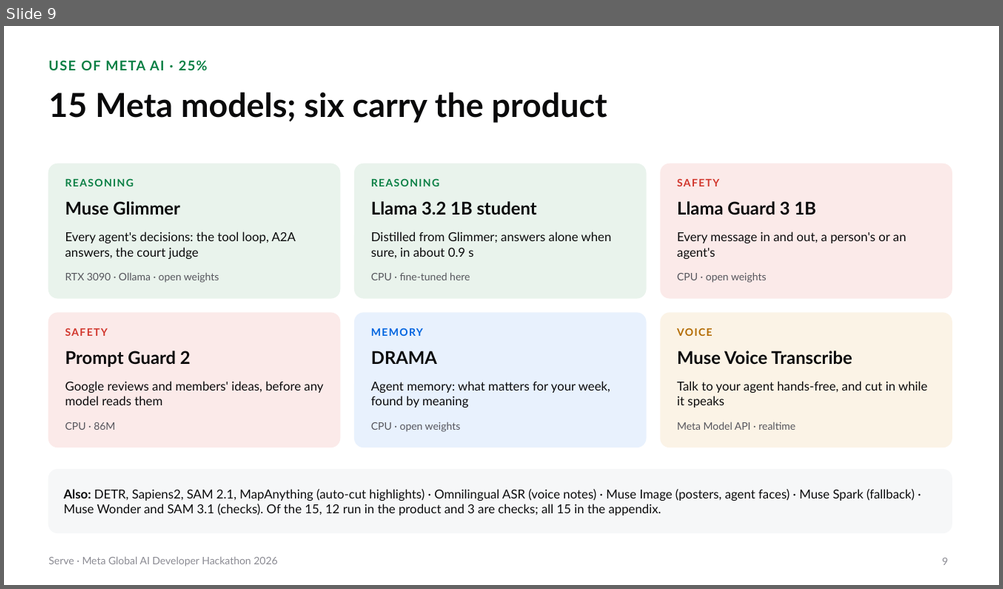
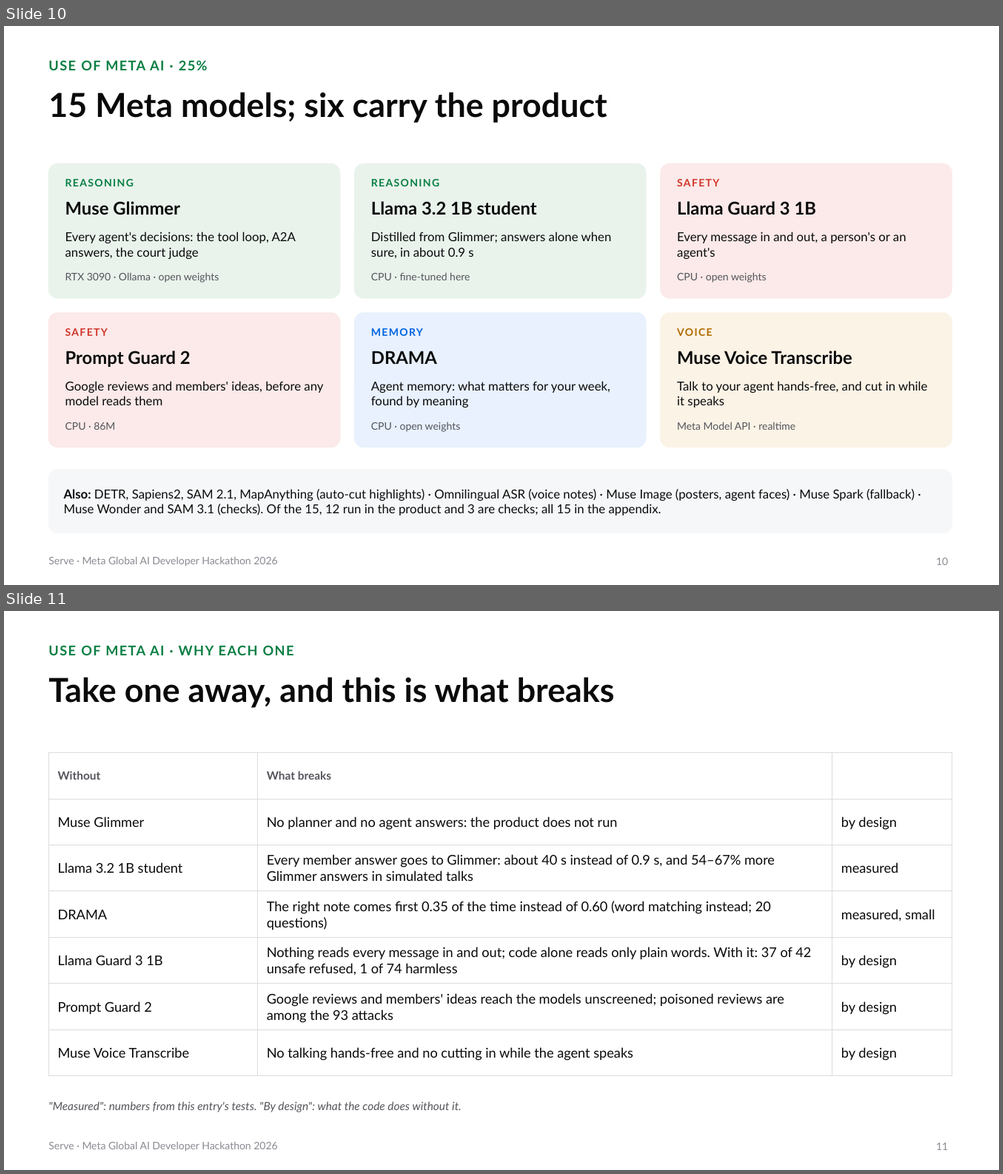
Before and after one commit to gino6178/serve-meta-hackathon, a slide deck: video/deck/Serve_Meta_deck.pptx. Shown one above the other, each under a label of ours: slide 9 before the commit, slides 10 and 11 after it. The pictures are 1003x589 and 1003x1174 pixels, drawn with LibreOffice and Linux fonts; fonts in the diff are those of the drawing. Boxes give left, top, right and bottom in pixels: in the first picture for what was removed or moved away, otherwise in the second. Text is boxed around its words. In the diff, an @@ line names an element or a change of style, - is before the commit and + after.

```diff
--- a/video/deck/Serve_Meta_deck.pptx
+++ b/video/deck/Serve_Meta_deck.pptx
@@ slide 11 added at [4,611,999,1170], background #FFFFFF; not listed: 1 template element that a slide beside it also shows @@
@@ text added at [48,645,294,655], 13 pt, text #0A7F44, bold @@
+USE OF META AI · WHY EACH ONE
@@ title added at [48,677,614,708], 32 pt, text #0A0A0B, bold @@
+Take one away, and this is what breaks
@@ table added at [48,753,951,1064], 7 rows, 3 columns @@
+Without | What breaks | 
+Muse Glimmer | No planner and no agent answers: the product does not run | by design
+Llama 3.2 1B student | Every member answer goes to Glimmer: about 40 s instead of 0.9 s, and 54–67% more Glimmer answers in simulated talks | measured
+DRAMA | The right note comes first 0.35 of the time instead of 0.60 (word matching instead; 20 questions) | measured, small
+Llama Guard 3 1B | Nothing reads every message in and out; code alone reads only plain words. With it: 37 of 42 unsafe refused, 1 of 74 harmless | by design
+Prompt Guard 2 | Google reviews and members' ideas reach the models unscreened; poisoned reviews are among the 93 attacks | by design
+Muse Voice Transcribe | No talking hands-free and no cutting in while the agent speaks | by design
@@ text added at [48,1102,461,1113], 11 pt, text #55555C, italic @@
+"Measured": numbers from this entry's tests. "By design": what the code does without it.
@@ page number added at [936,1143,948,1150], 10 pt, text #8A8A92 @@
+11
@@ what was slide 9 is now slide 10 @@
@@ page number at [936,558,948,565]: text changed @@
-9
+10
```
Also in this commit, not shown: 8 slides changed, 1 other slide added, 2 other files.
